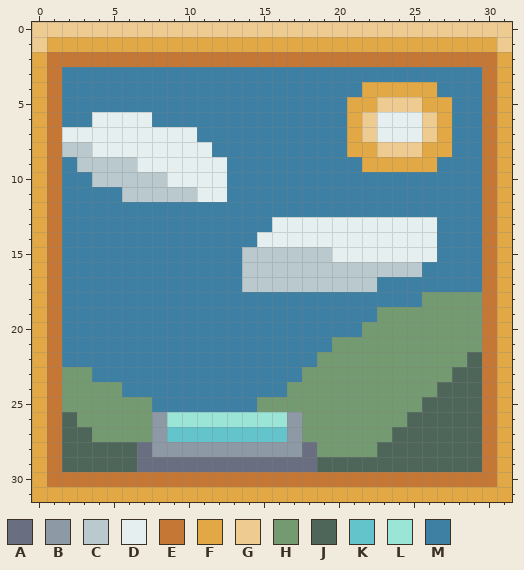
A pixel-art file gets an edit: Assets/Sprites/cloud_painting.aseprite. Above: the version before the commit.
32x32 pixels, 1 frame.
Palette (. is transparent): A #696f80  B #8d99a4  C #bac9cd  D #e5efef  E #c57835  F #e1a845  G #eecb90  H #739a70  J #4d6659  K #63c4cc  L #9ae5d5  M #3d80a3
After the commit:
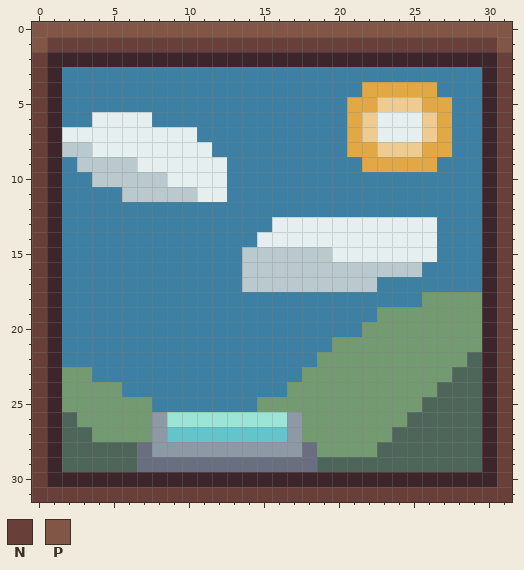
Colours new in this view: N #684039  P #825646
From old to new:
colour E: #c57835 -> #3c252b
Changed rows in their new state; - is a pixel that keeps its letter.
first column x 0:
 0 PPPPPPPPPPPPPPPPPPPPPPPPPPPPPPPP
 1 PNNNNNNNNNNNNNNNNNNNNNNNNNNNNNNP
 2 N------------------------------N
 3 N------------------------------N
 4 N------------------------------N
 5 N------------------------------N
 6 N------------------------------N
 7 N------------------------------N
 8 N------------------------------N
 9 N------------------------------N
10 N------------------------------N
11 N------------------------------N
12 N------------------------------N
13 N------------------------------N
14 N------------------------------N
15 N------------------------------N
16 N------------------------------N
17 N------------------------------N
18 N------------------------------N
19 N------------------------------N
20 N------------------------------N
21 N------------------------------N
22 N------------------------------N
23 N------------------------------N
24 N------------------------------N
25 N------------------------------N
26 N------------------------------N
27 N------------------------------N
28 N------------------------------N
29 N------------------------------N
30 N------------------------------N
31 NNNNNNNNNNNNNNNNNNNNNNNNNNNNNNNN
